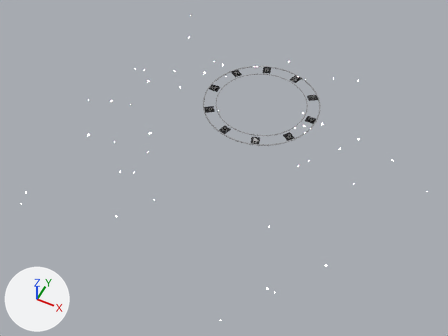
A saved change to the glTF model assets/model.glb.
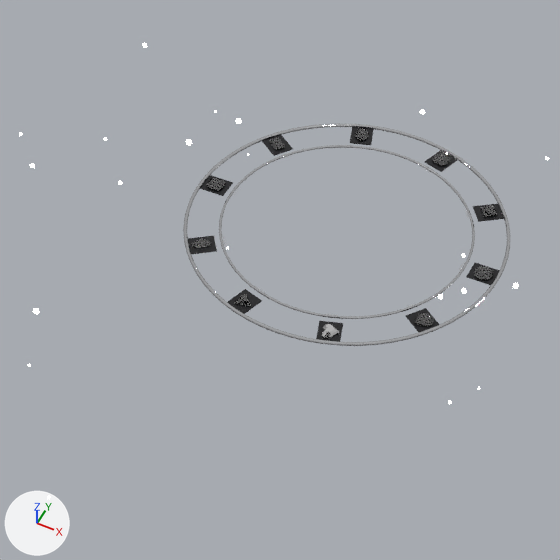
There are two pictures of each version: one whole from a 50 mm lens placed at (13.17, -32.69, 31.91), pointed at (0.58, -7.52, 0.45), one close up on the part from 31% to 75% of the width and 6% to 66% of the height. Every picture has the same lights, and +X, +Y and +Z are marked at lower left. The last two pictures show the newer version. Where no turn or scale is listed for an object, it has been applied to the vertices.

The first close-up shows 'Bezel', 'BezelInner' and 20 more.
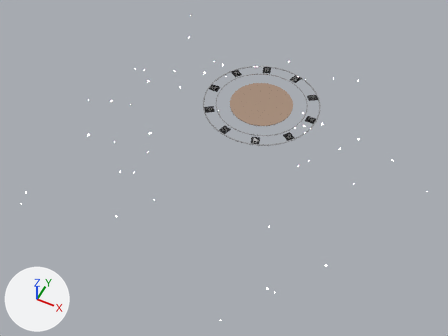
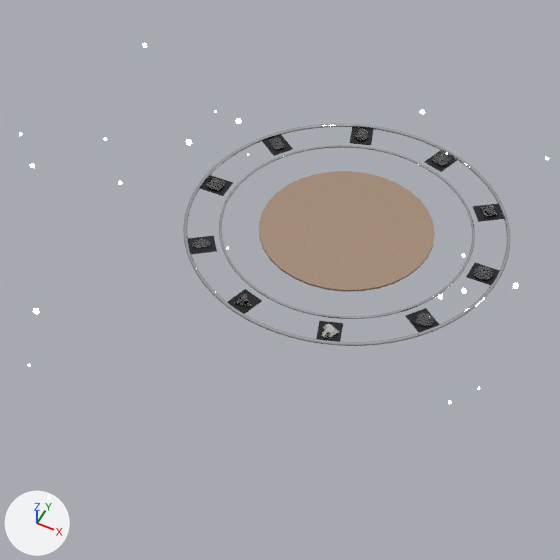
Edits to the bpy script that builds the scene:
```text
Add mat_rosegold:
    mat_rosegold = principled_material('RoseGold')
    mat_rosegold.base_color = (0.85, 0.6, 0.45)  # beige #edcbb3
    mat_rosegold.metallic = 1.0
    mat_rosegold.roughness = 0.08
Add me_cylinder:
    me_cylinder.from_pydata(...)  # a 32-sided cylinder along z spanning x -2.4..2.4, y -2.4..2.4, z -0.03..0.03
    me_cylinder.materials.append(mat_rosegold)  # beige #edcbb3
Add ob_centermirror:
    ob_centermirror = bpy.data.objects.new('CenterMirror', me_cylinder)
    ob_centermirror.location = (0.0, 0.0, -0.06)
```

Pixel boxes [x1, y1, x2, y2] of what changed, in the close-ups (560 x 560 px):
'CenterMirror', added (beige)
    after: [259, 171, 435, 292]
